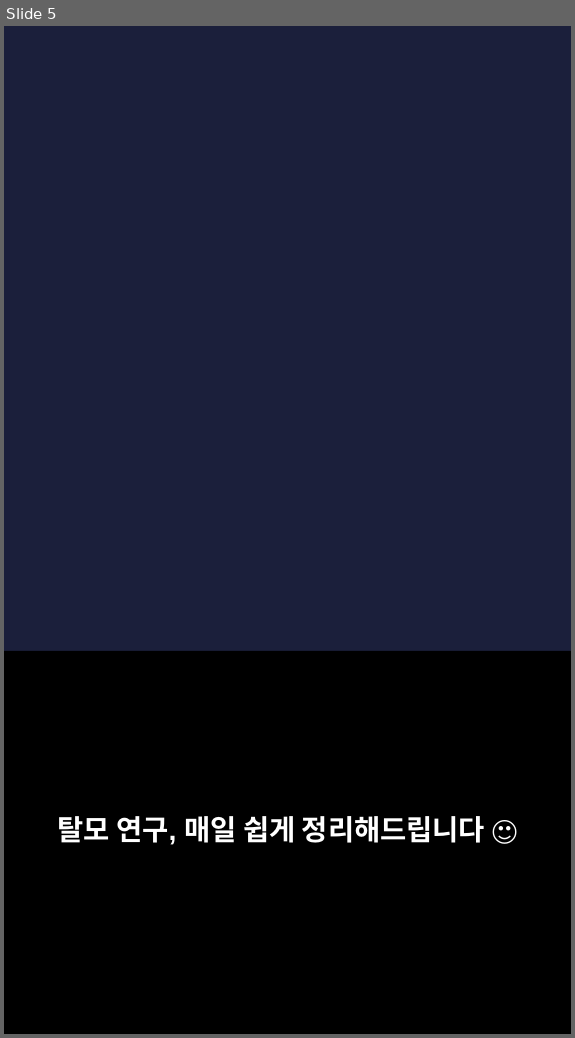
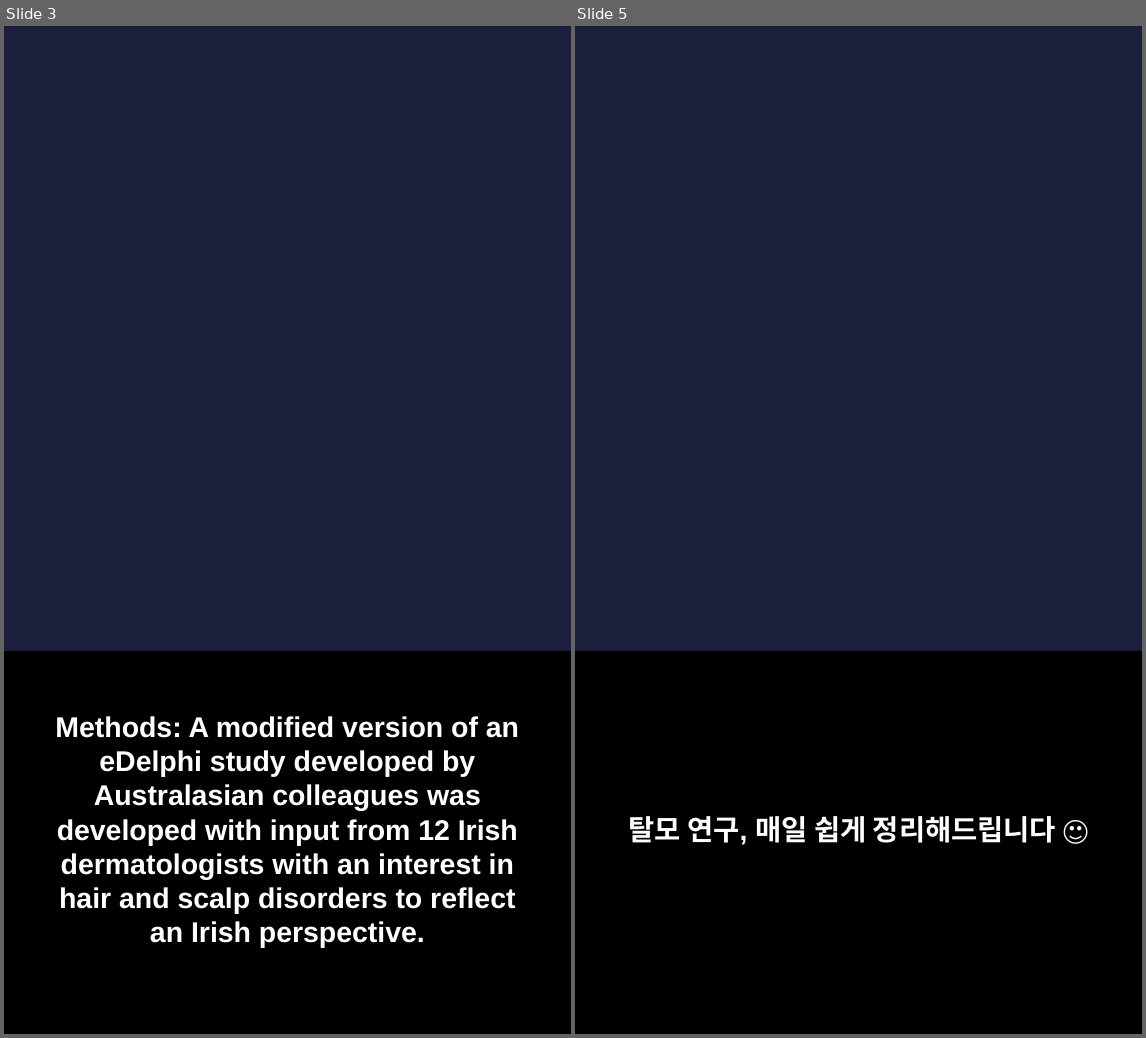
Before and after one commit to hyokang2010-BJ-ANTH/product-builder-test, a slide deck: pwa/data/latest/slides.pptx. Shown side by side, each under a label of ours: slide 5 before the commit, slides 3 and 5 after it; the slides between them are not shown. The pictures are 575x1038 and 1146x1038 pixels, drawn with LibreOffice and Linux fonts; fonts in the diff are those of the drawing; background and template pictures are left out. Boxes give left, top, right and bottom in pixels: in the first picture for what was removed or moved away, otherwise in the second. Text is boxed around its words. In the diff, an @@ line names an element or a change of style, - is before the commit and + after.

```diff
--- a/pwa/data/latest/slides.pptx
+++ b/pwa/data/latest/slides.pptx
@@ slide 3 added at [4,26,571,1034], background picture (left out) @@
@@ rectangle added at [4,651,571,1033], fill #000000 @@
@@ text added at [55,716,519,948], 22 pt, text #FFFFFF, bold @@
+Methods: A modified version of an eDelphi study developed by Australasian colleagues was developed with input from 12 Irish dermatologists with an interest in hair and scalp disorders to reflect an Irish perspective.
```
Also in this commit, not shown: 2 slides changed, 4 other slides added, 6 slides removed, 26 other files.
